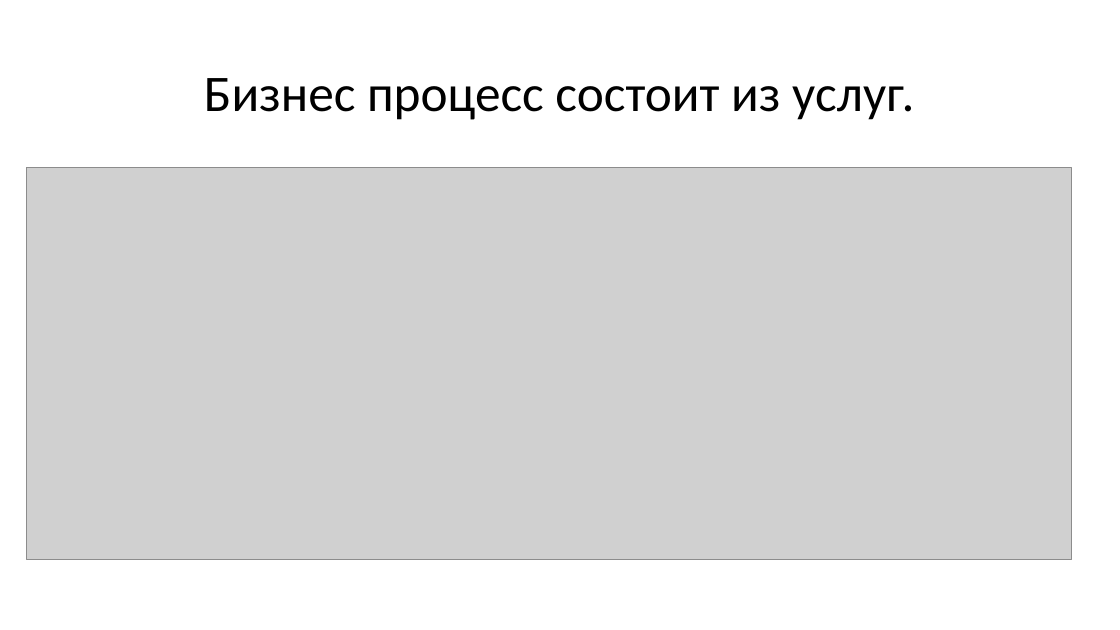
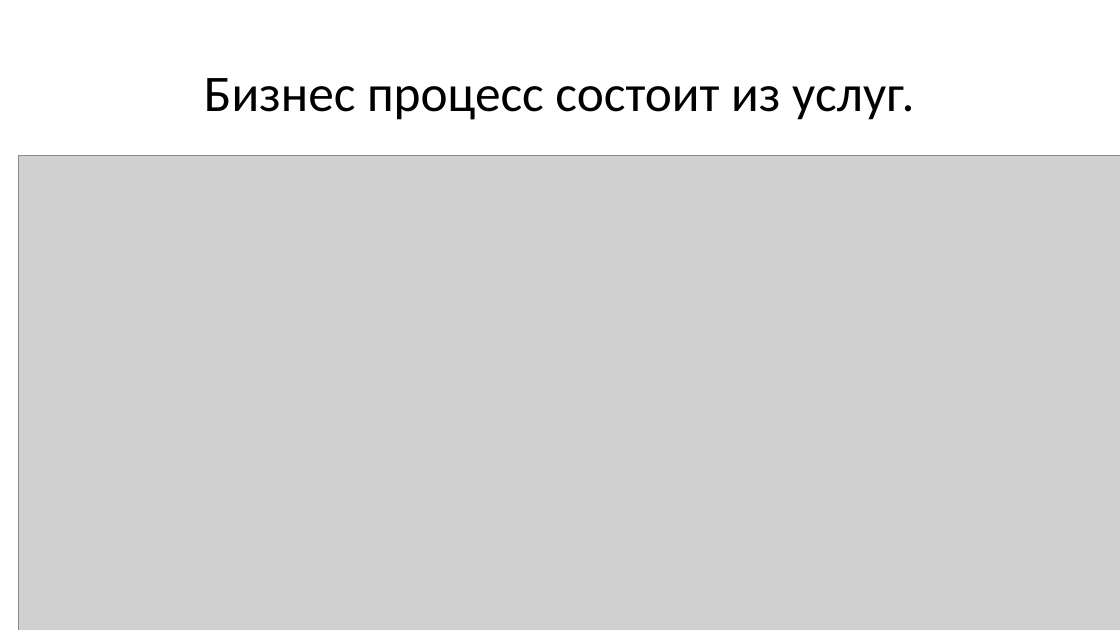
Before and after one commit to mcdodik20008/docs, a slide deck: slide 6 of Презентация.pptx. Drawn at 1120x630 pixels with LibreOffice and Linux fonts; fonts in the diff are those of the drawing; grey boxes stand for pictures. Boxes give left, top, right and bottom in pixels: in the first picture for what was removed or moved away, otherwise in the second. Text is boxed around its words. In the diff, an @@ line names an element or a change of style, - is before the commit and + after.

```diff
--- a/Презентация.pptx
+++ b/Презентация.pptx
@@ title "Бизнес процесс состоит из услуг." at (204,78,914,120): text colour #303030 to #000000 @@
@@ picture: place and size @@
-picture at (27,168,1072,560)
+picture at (19,155,1120,630)
```
Also in this commit, not shown: 12 other slides changed, 1 other file.
